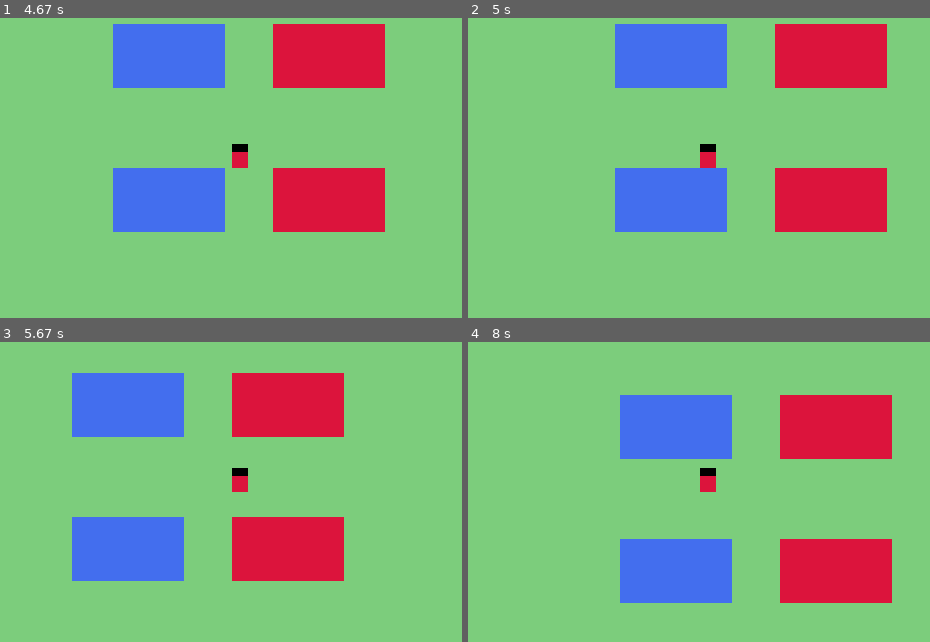
Above: before the commit, frames 1-4 (two rows, left to right).
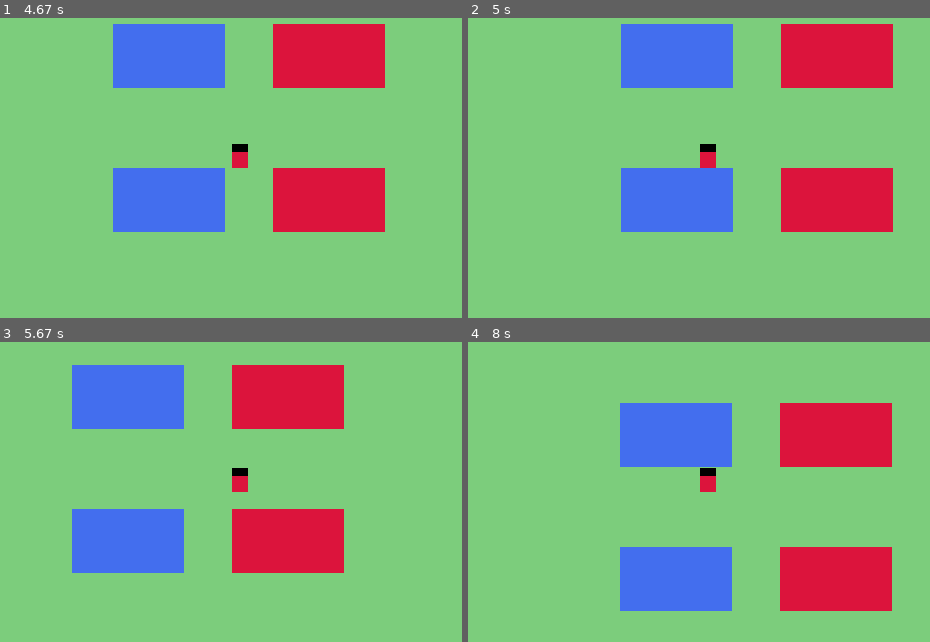
Above: after the commit, the same moments.

Repository: kritserv/rpg-maker-style-top-down-game-template
Game: pygame game, started from main.py
Two runs of this game, one before a commit and one after it. Both use one fixed random seed, a clock stepped at 60 frames per second and the inputs below.
Inputs:
- Up to frame 1 (4.67 s): hold Right 0.33-0.8 s; hold Up 0.83-1.13 s; hold Right 1.17-1.63 s; hold Left 1.67-2.2 s; hold Down 2.23-2.53 s; hold Left 2.57-2.97 s; hold Up 3-3.37 s; hold Right 3.4-4.03 s; hold Down 4.07-4.43 s; hold Left from 4.47 s (still down)
- Up to frame 2 (5 s): release Left at 4.93 s; hold Right from 4.97 s (still down)
- Up to frame 3 (5.67 s): release Right at 5.43 s; hold Up from 5.47 s (still down)
- Up to frame 4 (8 s): release Up at 5.77 s; hold Right 5.8-6.27 s; hold Left 6.3-6.83 s; hold Down 6.87-7.17 s; hold Left 7.2-7.6 s; hold Up from 7.63 s (still down)

Frame 1 is identical in both runs. In frame 2, 2.2% of the frame differs, in the area x 31-92%, y 2-72%; in frame 3, 5.2%, in the area x 15-75%, y 7-80%; in frame 4, 5.2%.

Commit message:
relocate player and obstacles position

Diff:
--- a/main.py
+++ b/main.py
@@ -34,10 +34,10 @@
 	new_size = (curr_width, curr_height)
 
 	obstacles = [
-		(pg.Rect(-80, -112, 112, 64), blue),
-		(pg.Rect(80, -112, 112, 64), red),
-		(pg.Rect(-80, 32, 112, 64), blue),
-		(pg.Rect(80, 32, 112, 64), red)
+		(pg.Rect(-144, -112, 112, 64), blue),
+		(pg.Rect(16, -112, 112, 64), red),
+		(pg.Rect(-144, 32, 112, 64), blue),
+		(pg.Rect(16, 32, 112, 64), red)
 		]
 
 	player = Player(screen)
@@ -51,6 +51,8 @@
 	player.obs = [ob for ob, color in obstacles]
 
 	player.calculate_obs_pos()
+
+	player.pos = [-64, 0]
 
 	top_down_map = TopDownMap(screen)
 
@@ -70,7 +72,7 @@
 
 		# ====================== [ LOGIC ] ======================
 
-		player.update(dt, pixel_size)
+		player.update(dt)
 		top_down_map.update(pixel_size, player)
 
 		# ====================== [ GRAPHIC ] =====================
--- a/my_object/player.py
+++ b/my_object/player.py
@@ -13,6 +13,7 @@
 		self.rects = []
 		self.x, self.y = screen.get_width()/2, screen.get_height()/2
 		self.obs = []
+		self.finished_x_move, self.finished_y_move = True, True
 
 	def calculate_obs_pos(self):
 		self.obs = calculate_obs_position(self.obs)
@@ -25,7 +26,7 @@
 		for rect, color in self.transformed_rects:
 			pg.draw.rect(self.screen, color, rect)
 
-	def update(self, dt, pixel_size):
+	def update(self, dt):
 		key = pg.key.get_pressed()
 		dx, dy = calculate_movement(self, key)
 
